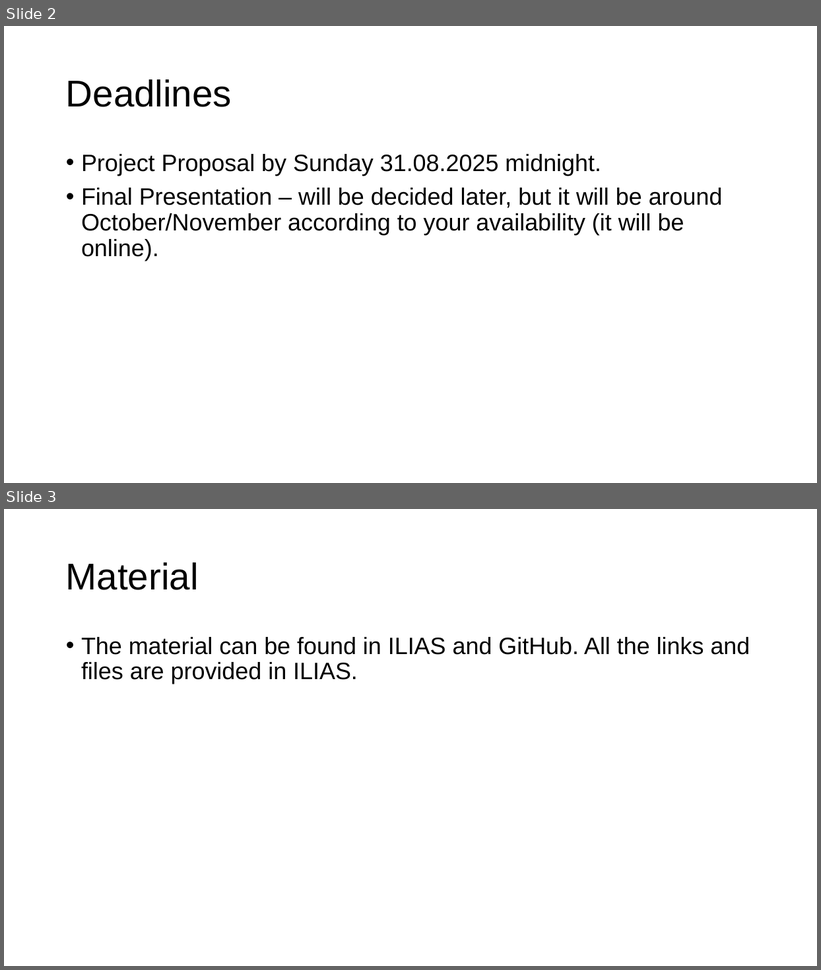
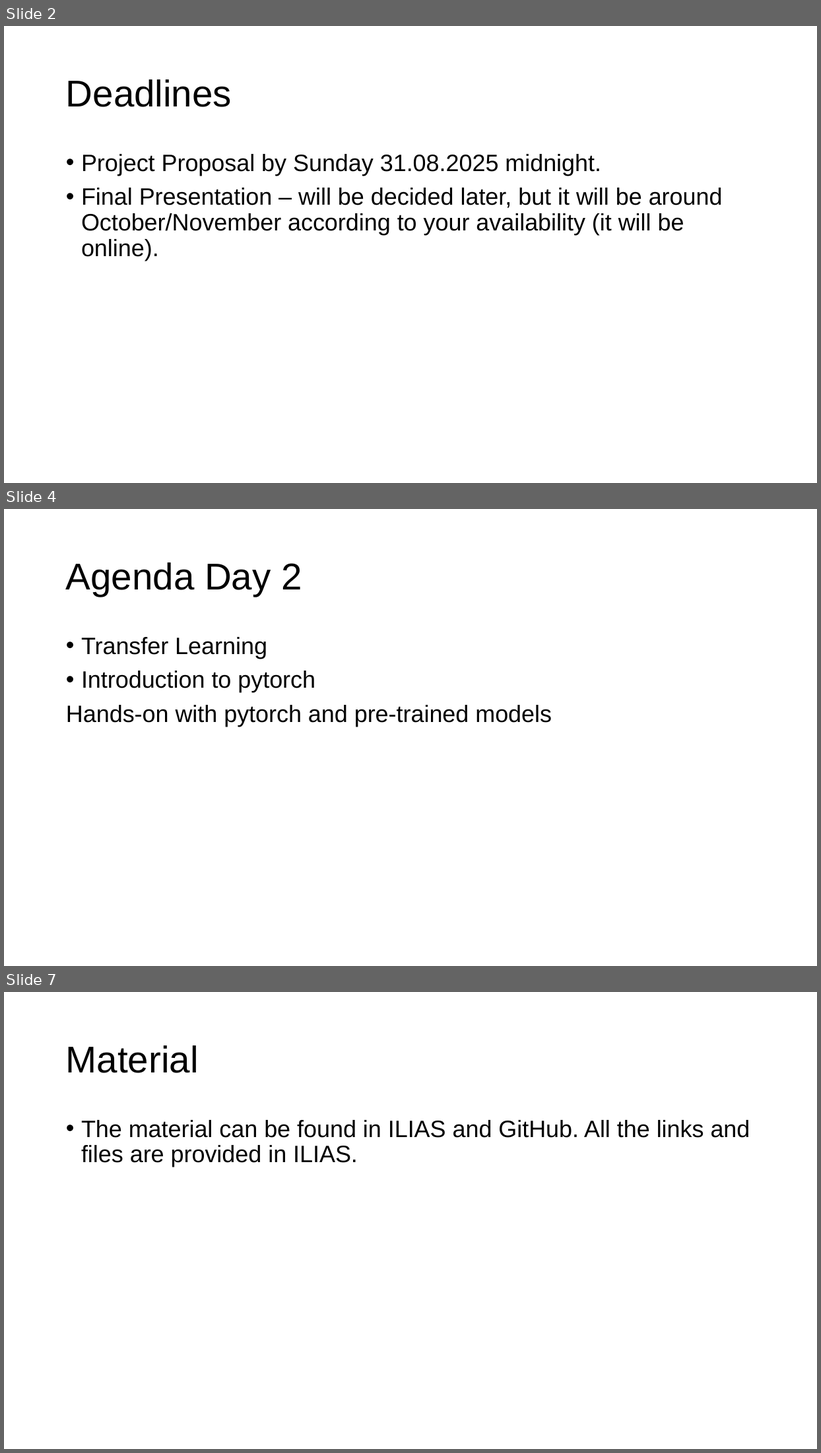
Before and after one commit to michelucci/HSLU-CV-Blockweek-Aug-2025, a slide deck: CV-Blockweek-Administration.pptx. Shown one above the other, each under a label of ours: slides 2 and 3 before the commit, slides 2, 4 and 7 after it; the slides between them are not shown. The pictures are 821x970 and 821x1453 pixels, drawn with LibreOffice and Linux fonts; fonts in the diff are those of the drawing; background and template pictures are left out. Boxes give left, top, right and bottom in pixels: in the first picture for what was removed or moved away, otherwise in the second. Text is boxed around its words. In the diff, an @@ line names an element or a change of style, - is before the commit and + after.

```diff
--- a/CV-Blockweek-Administration.pptx
+++ b/CV-Blockweek-Administration.pptx
@@ slide 4 added at bbox=[4, 509, 817, 966], background #FFFFFF @@
@@ title added at bbox=[66, 562, 302, 596], 44 pt, text #000000 @@
+Agenda Day 2
@@ text added at bbox=[66, 637, 552, 727], 28 pt, text #000000 @@
+• Transfer Learning
+• Introduction to pytorch
+Hands-on with pytorch and pre-trained models
@@ what was slide 3 is now slide 7 @@
```
Also in this commit, not shown: 3 other slides added.
